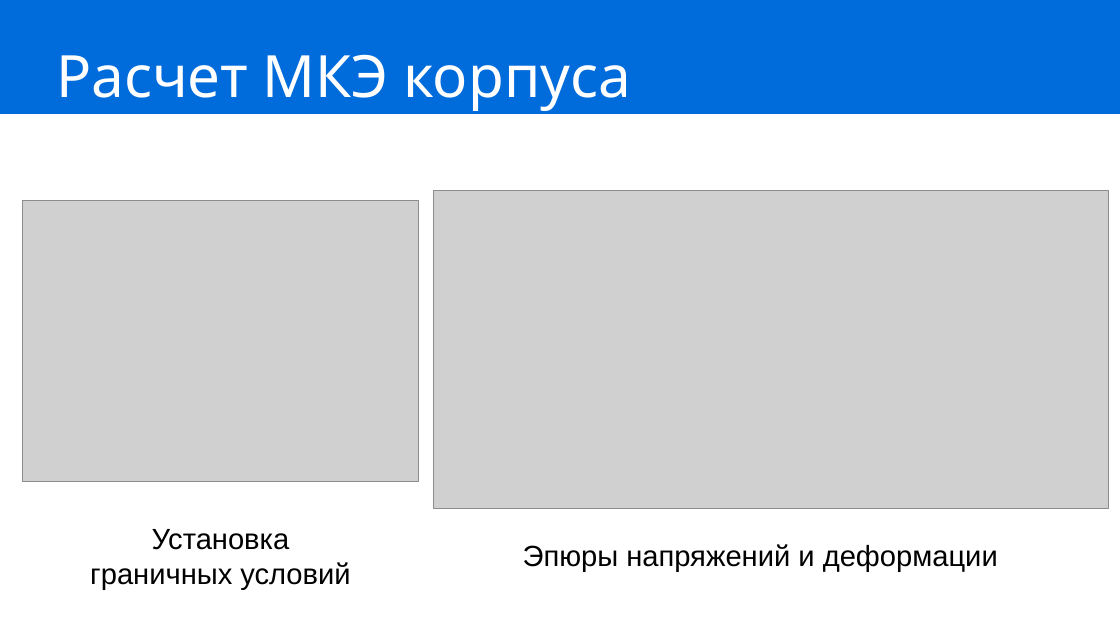
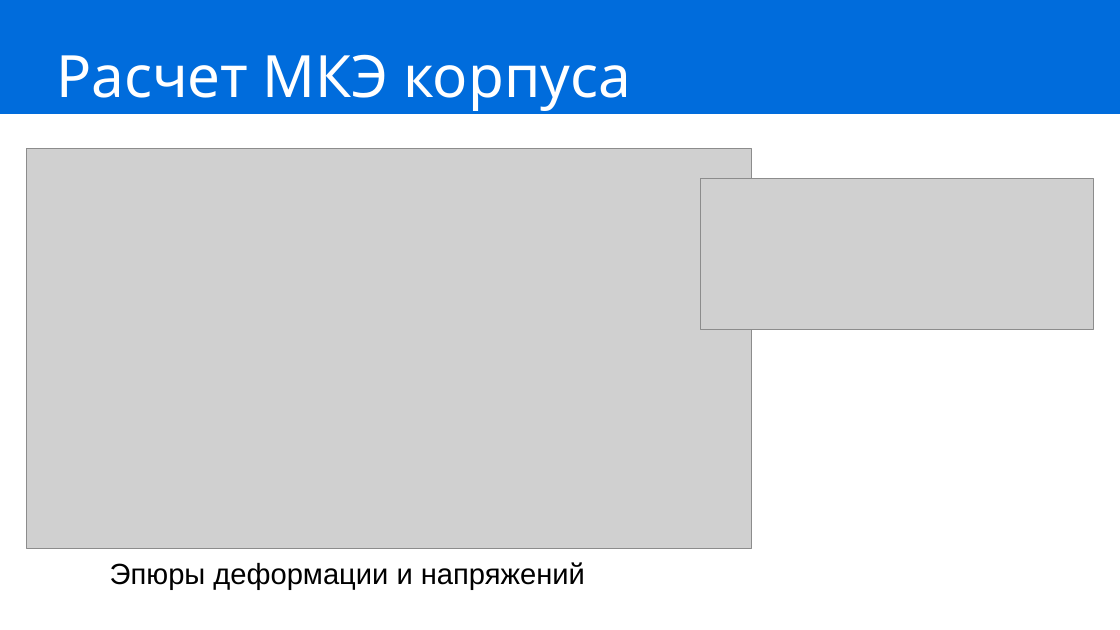
Before and after one commit to IbrahimDzheby/Diplom, a slide deck: slide 11 of МРиПЭ/Защита.pptx (slide 10 before the commit). Drawn at 1120x630 pixels with LibreOffice and Linux fonts; fonts in the diff are those of the drawing; grey boxes stand for pictures. Boxes give left, top, right and bottom in pixels: in the first picture for what was removed or moved away, otherwise in the second. Text is boxed around its words. In the diff, an @@ line names an element or a change of style, - is before the commit and + after.

```diff
--- a/МРиПЭ/Защита.pptx
+++ b/МРиПЭ/Защита.pptx
@@ picture added at bbox=[26, 149, 752, 549] @@
@@ picture added at bbox=[701, 179, 1094, 329] @@
@@ picture removed at bbox=[23, 201, 419, 482] @@
@@ picture removed at bbox=[434, 191, 1108, 509] @@
@@ text removed at bbox=[90, 529, 350, 590] @@
-Установка
-граничных условий
@@ text at bbox=[110, 562, 585, 590]: text changed @@
-Эпюры напряжений и деформации
+Эпюры деформации и напряжений
```
Also in this commit, not shown: 1 slide added, 2 other files.
